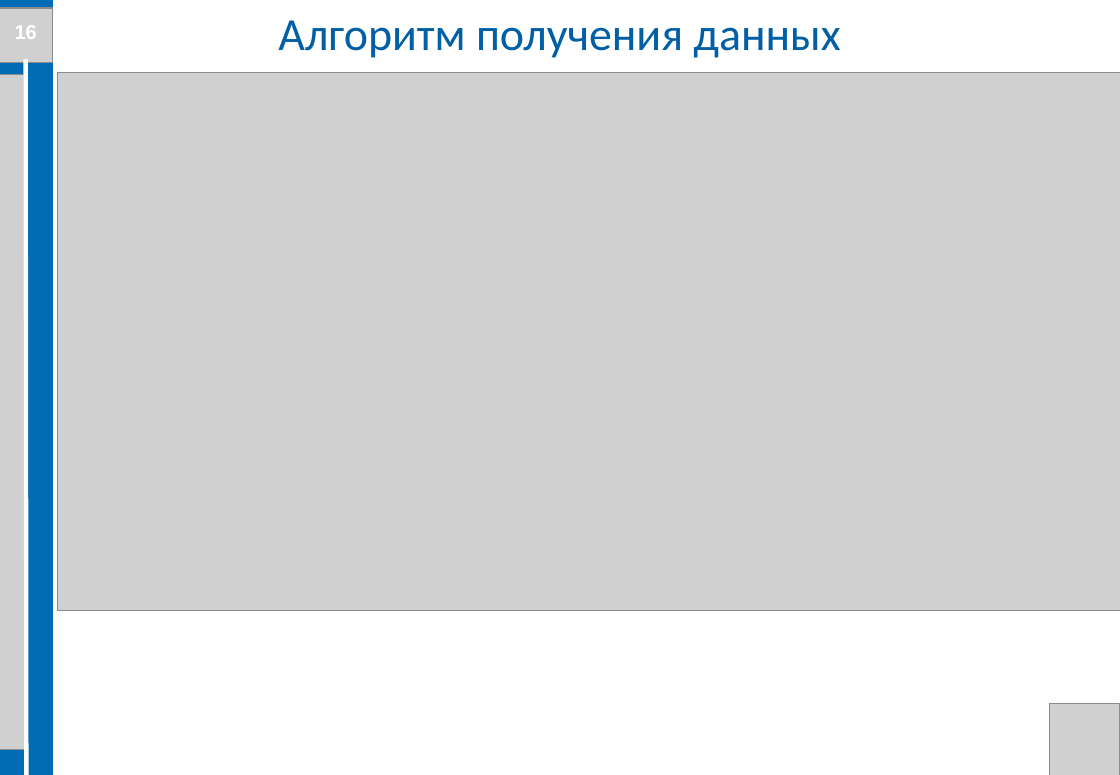
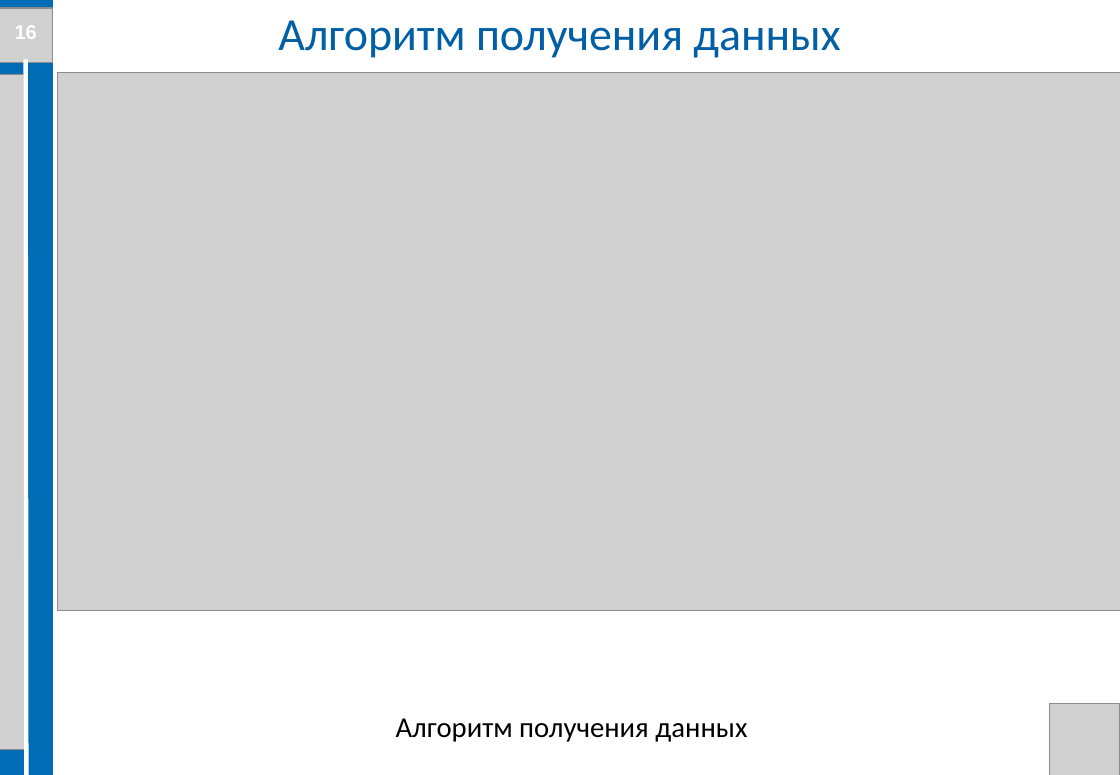
Before and after one commit to Evgenij1234/Diplom-work, a slide deck: slide 16 of Documents/Презентация ВКР Семенов Е.А. БПЦ 21-01.pptx. Drawn at 1120x775 pixels with LibreOffice and Linux fonts; fonts in the diff are those of the drawing; grey boxes stand for pictures; background and template pictures are left out. Boxes give left, top, right and bottom in pixels: in the first picture for what was removed or moved away, otherwise in the second. Text is boxed around its words. In the diff, an @@ line names an element or a change of style, - is before the commit and + after.

```diff
--- a/Documents/Презентация ВКР Семенов Е.А. БПЦ 21-01.pptx
+++ b/Documents/Презентация ВКР Семенов Е.А. БПЦ 21-01.pptx
@@ text added at (396, 718, 747, 742), 20 pt, text #000000 @@
+Алгоритм получения данных
```
Also in this commit, not shown: 19 other slides changed, 40 other files.
